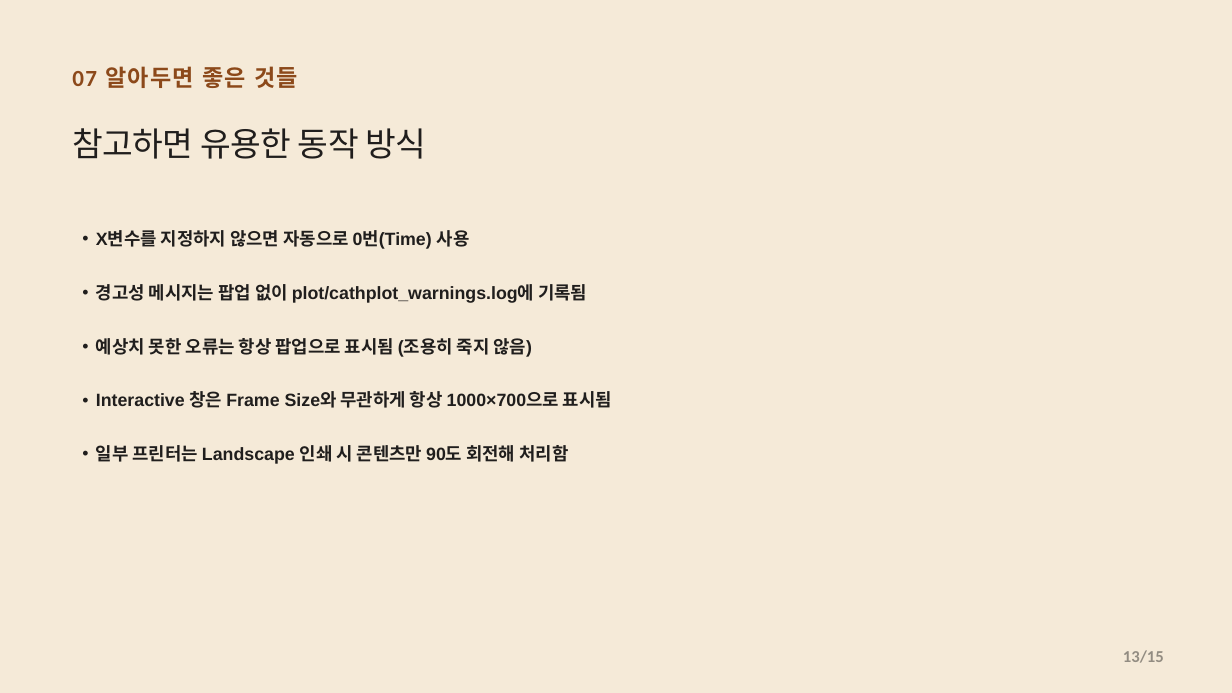
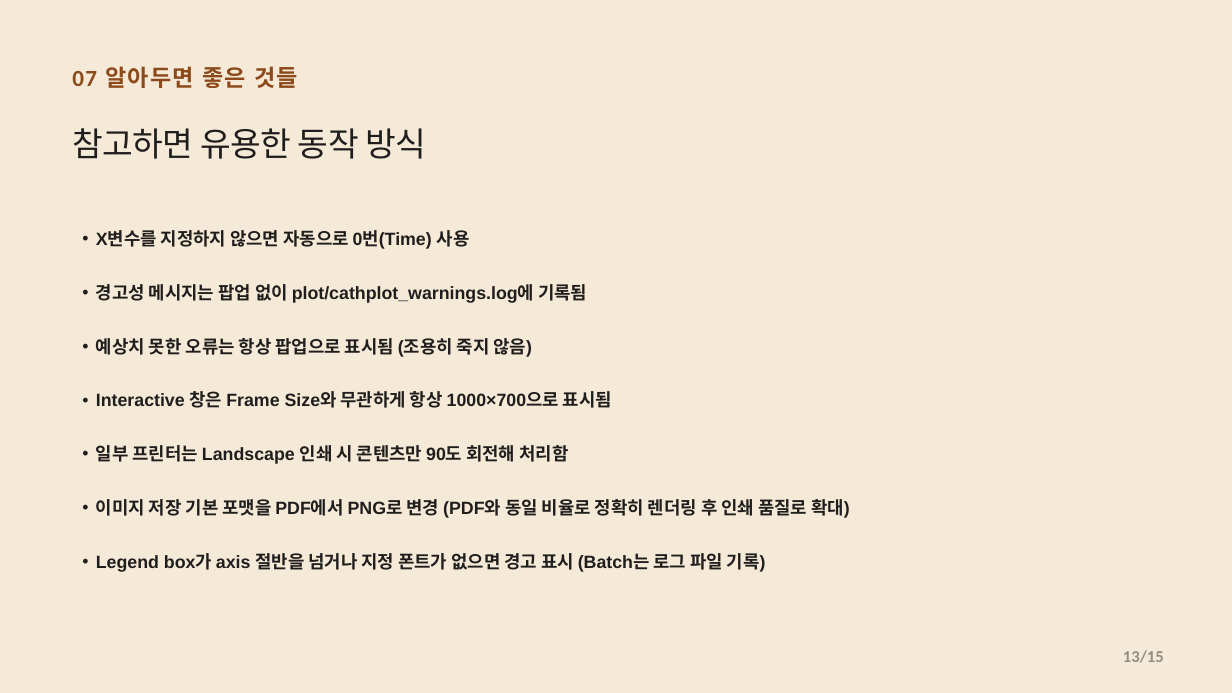
Before and after one commit to CWKIM113/CathPlot_Pub, a slide deck: slide 13 of CathPlot_Deck.pptx. Drawn at 1232x693 pixels with LibreOffice and Linux fonts; fonts in the diff are those of the drawing. Boxes give left, top, right and bottom in pixels: in the first picture for what was removed or moved away, otherwise in the second. Text is boxed around its words. In the diff, an @@ line names an element or a change of style, - is before the commit and + after.

```diff
--- a/CathPlot_Deck.pptx
+++ b/CathPlot_Deck.pptx
@@ text at bbox=[96, 499, 849, 572]: paragraphs added @@
+• 이미지 저장 기본 포맷을 PDF에서 PNG로 변경 (PDF와 동일 비율로 정확히 렌더링 후 인쇄 품질로 확대)
+• Legend box가 axis 절반을 넘거나 지정 폰트가 없으면 경고 표시 (Batch는 로그 파일 기록)
```
Also in this commit, not shown: 1 other file.
